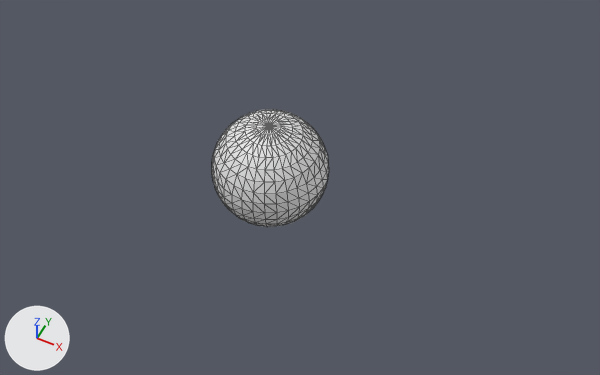
Before and after pictures for a commit that changed the OBJ model Resource/Model/Player/Core.obj.
Rendered twice from a 50 mm camera at (2.02, -3.57, 4.38) aimed at (0.24, 0.0, -0.09). Arrows for +X, +Y and +Z are at lower left; the lights stay in place. The picture after the commit comes second. Mesh edges are drawn as thin lines. Where no turn or scale is listed for an object, it has been applied to the vertices.

The first picture shows 'Core'.
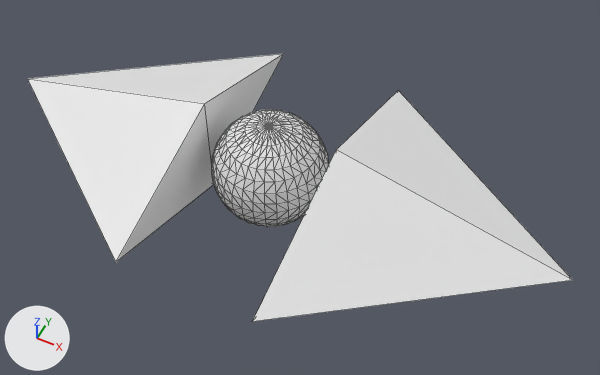
What differs and where, as boxes (x1, y1, x2, y2) in the pictures (600 x 375 px):
'RWing', added
    after: (252, 90, 572, 322)
'LWing', added
    after: (27, 54, 283, 262)

Edits to the bpy script that builds the scene:
```text
Add mat_rwingmaterial:
    mat_rwingmaterial = principled_material('RWingMaterial')
    mat_rwingmaterial.base_color = (0.8, 0.8, 0.8)  # white #e7e7e7
Add mat_lwingmaterial:
    mat_lwingmaterial = principled_material('LWingMaterial')
    mat_lwingmaterial.base_color = (0.8, 0.8, 0.8)  # white #e7e7e7
Add me_rwing:
    me_rwing.from_pydata([(2.19, 0.0, 0.0), (0.51, -1.19, 0.0), (0.51, 0.0, 0.42), (0.51, 1.19, 0.0), (0.51, 0.0, -0.42)], [], [(4, 0, 1), (2, 1, 0), (0, 3, 2), (0, 4, 3), (4, 1, 2), (4, 2, 3)])
    me_rwing.materials.append(mat_rwingmaterial)  # white #e7e7e7
Add me_lwing:
    me_lwing.from_pydata([(-2.19, 0.0, 0.0), (-0.51, 0.0, -0.42), (-0.51, -1.19, 0.0), (-0.51, 1.19, 0.0), (-0.51, 0.0, 0.42)], [], [(0, 3, 1), (1, 2, 0), (4, 0, 2), (0, 4, 3), (4, 2, 1), (4, 1, 3)])
    me_lwing.materials.append(mat_lwingmaterial)  # white #e7e7e7
Add ob_rwing:
    ob_rwing = bpy.data.objects.new('RWing', me_rwing)
    ob_rwing.location = (0.0, 0.0, 0.0)
Add ob_lwing:
    ob_lwing = bpy.data.objects.new('LWing', me_lwing)
    ob_lwing.location = (0.0, 0.0, 0.0)
```
